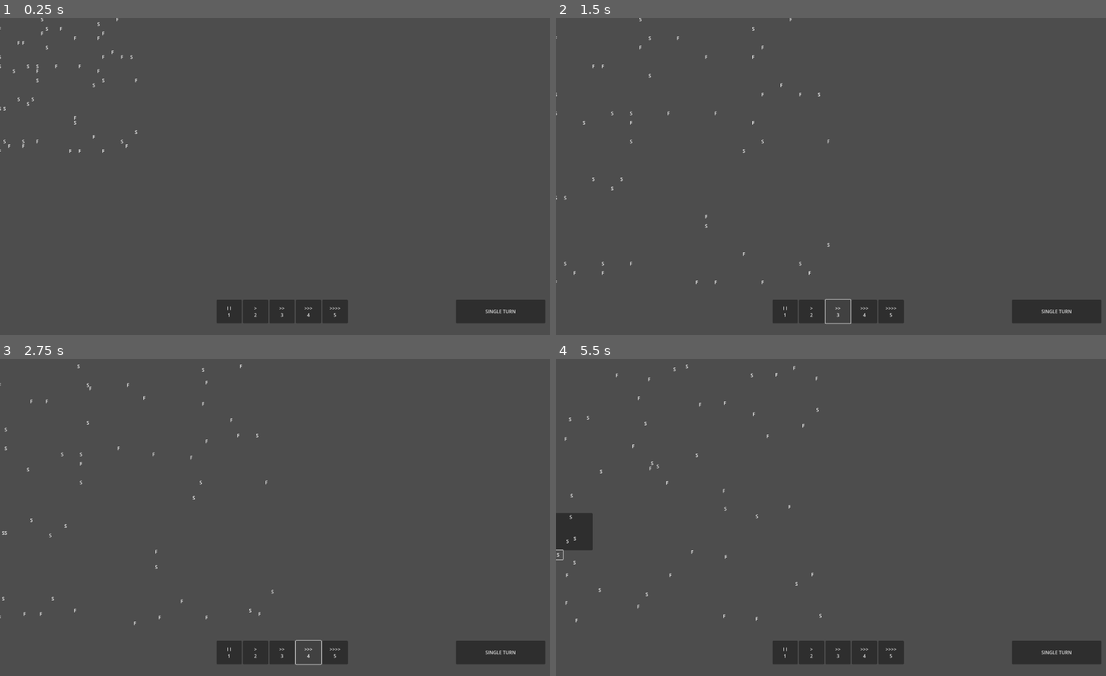
Above: before the commit, frames 1-4 (two rows, left to right).
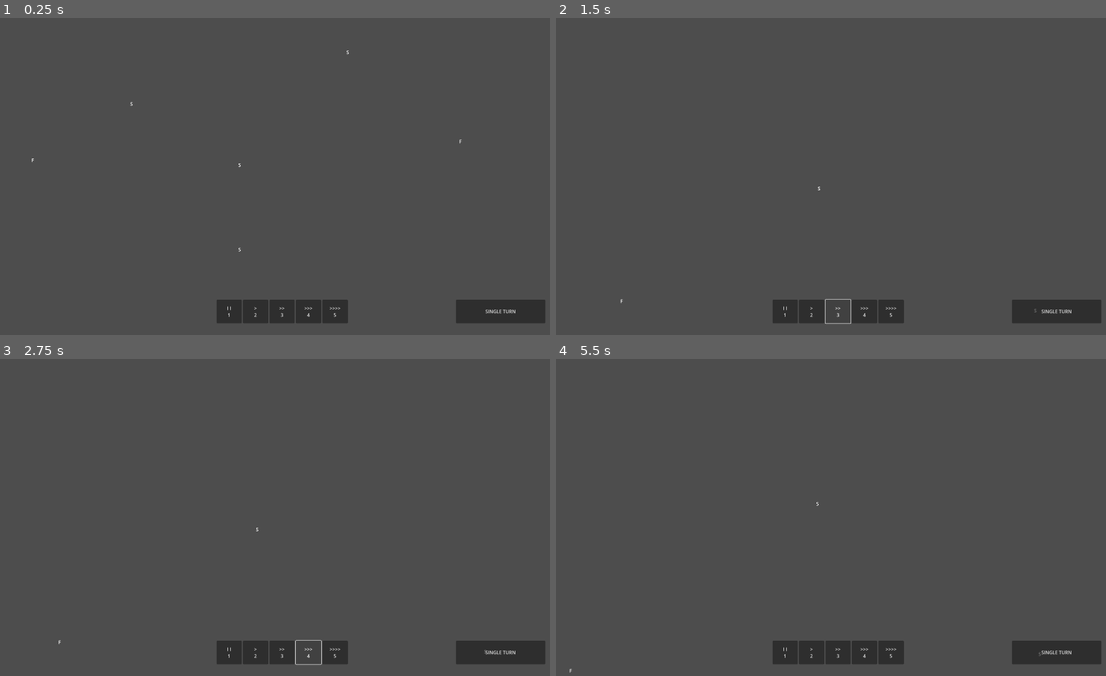
Above: after the commit, the same moments.

Repository: davisbrandon02/ecosystem-simulation
Game: Godot game, scene res://game.tscn
The game is run twice, just before and just after one commit, with the same random seed, the same clock (stepped at 60 frames per second) and the same inputs.
Inputs (mouse positions are in pixels of both pictures, inside the frame that each line leads up to):
- Up to frame 1 (0.25 s): no input
- Up to frame 2 (1.5 s): click "> 2" at 0.5 s; click ">> 3" at 1.25 s
- Up to frame 3 (2.75 s): click ">>> 4" at 2 s
- Up to frame 4 (5.5 s): click ">>>> 5" at 2.75 s; click "SINGLE TURN" at 3.5 s; click "SINGLE TURN" at 4.25 s; click (561, 561) at 5.02 s

The runs differ from the first frame. In frame 1, 0.2% of the frame differs, in the area x 0-84%, y 0-74%; in frame 2, 0.2%; in frame 3, 0.2%; in frame 4, 1.0%, in the area x 0-89%, y 1-99%.

Commit message:
bringing up to date

Diff:
--- a/AnimalData.gd
+++ b/AnimalData.gd
@@ -10,8 +10,12 @@
 @export var attack_cost: float = 1.0
 @export var attack: float = 1.0
 @export var attack_range: float = 1.0
-@export var max_sight: int = -1
-@export var min_sight: int = -1
+@export var max_sight: float = 5
+@export var min_sight: float = 5
 @export var max_initiative: int = 0
 @export var min_initiative: int = 0
 @export var vegetarian: bool = false
+@export var base_hunger_max: float = 10.0
+@export var base_hunger_min: float = 10.0
+@export var hunger_gain_max: float = 0.5
+@export var hunger_gain_min: float = 1.0
--- a/AnimalData/Squirrel.tres
+++ b/AnimalData/Squirrel.tres
@@ -13,8 +13,12 @@
 attack_cost = 1.0
 attack = 1.0
 attack_range = 1.0
-max_sight = 7
-min_sight = 4
+max_sight = 5
+min_sight = 5
 max_initiative = 6
 min_initiative = 3
 vegetarian = true
+base_hunger_max = 5.0
+base_hunger_min = 4.0
+hunger_gain_max = 0.5
+hunger_gain_min = 0.65
--- a/animal.gd
+++ b/animal.gd
@@ -19,6 +19,11 @@
 var ap_per_turn: float
 var attack: float
 var initiative: int
+var sight: float
+
+var hunger: float = 0
+var max_hunger: float = 10
+var hunger_gain: float = 1.0
 
 var is_player: bool = false
 
@@ -48,7 +53,6 @@
 func move(_pos: Vector2):
 	if ap > data.move_cost:
 		pos = _pos
-		print('%s moved to %s' % [data.name, _pos])
 
 # AI -----
 var target_pos = null
--- a/animal.tscn
+++ b/animal.tscn
@@ -20,6 +20,7 @@
 grow_vertical = 0
 
 [node name="NameLabel" type="Label" parent="Panel"]
+layout_mode = 0
 offset_left = 8.0
 offset_top = 6.0
 offset_right = 116.0
@@ -27,6 +28,7 @@
 text = "#animalname"
 
 [node name="HPLabel" type="Label" parent="Panel"]
+layout_mode = 0
 offset_left = 8.0
 offset_top = 25.0
 offset_right = 116.0
@@ -34,6 +36,7 @@
 text = "HP: #/#"
 
 [node name="AttackLabel" type="Label" parent="Panel"]
+layout_mode = 0
 offset_left = 8.0
 offset_top = 51.0
 offset_right = 116.0
@@ -41,6 +44,7 @@
 text = "Attack: #"
 
 [node name="APLabel" type="Label" parent="Panel"]
+layout_mode = 1
 anchors_preset = 4
 anchor_top = 0.5
 anchor_bottom = 0.5
@@ -52,6 +56,7 @@
 text = "AP: #"
 
 [node name="ActionLabel" type="Label" parent="Panel"]
+layout_mode = 0
 offset_left = 8.0
 offset_top = 92.0
 offset_right = 124.0
@@ -75,6 +80,7 @@
 vertical_alignment = 1
 
 [node name="Button" type="Button" parent="Icon"]
+layout_mode = 1
 anchors_preset = 15
 anchor_right = 1.0
 anchor_bottom = 1.0
--- a/game.gd
+++ b/game.gd
@@ -41,22 +41,18 @@
 	timer.stop()
 
 func _on_speed_1_pressed():
-	timer.stop()
 	timer.wait_time = speed[0]
 	timer.start()
 
 func _on_speed_2_pressed():
-	timer.stop()
 	timer.wait_time = speed[1]
 	timer.start()
 
 func _on_speed_3_pressed():
-	timer.stop()
 	timer.wait_time = speed[2]
 	timer.start()
 
 func _on_speed_4_pressed():
-	timer.stop()
 	timer.wait_time = speed[3]
 	timer.start()
 
--- a/game.tscn
+++ b/game.tscn
@@ -8,7 +8,7 @@
 [node name="Game" type="Node2D"]
 position = Vector2(-368, -240)
 script = ExtResource("1_dd6yk")
-animal_count = 50
+animal_count = 10
 
 [node name="Camera2d" type="Camera2D" parent="."]
 position = Vector2(960, 536)
@@ -17,6 +17,8 @@
 
 [node name="Grid" type="Node2D" parent="."]
 script = ExtResource("2_bqpvm")
+grid_size_x = 100
+grid_size_y = 100
 
 [node name="TurnQueue" type="Node" parent="."]
 script = ExtResource("4_rqwvr")
@@ -53,7 +55,6 @@
 grow_vertical = 0
 
 [node name="Pause" type="Button" parent="GUI/SpeedButtons"]
-layout_mode = 2
 offset_right = 86.0
 offset_bottom = 80.0
 grow_horizontal = 2
@@ -63,7 +64,6 @@
 1"
 
 [node name="Speed1" type="Button" parent="GUI/SpeedButtons"]
-layout_mode = 2
 offset_left = 90.0
 offset_right = 176.0
 offset_bottom = 80.0
@@ -74,7 +74,6 @@
 2"
 
 [node name="Speed2" type="Button" parent="GUI/SpeedButtons"]
-layout_mode = 2
 offset_left = 180.0
 offset_right = 266.0
 offset_bottom = 80.0
@@ -85,7 +84,6 @@
 3"
 
 [node name="Speed3" type="Button" parent="GUI/SpeedButtons"]
-layout_mode = 2
 offset_left = 270.0
 offset_right = 356.0
 offset_bottom = 80.0
@@ -96,7 +94,6 @@
 4"
 
 [node name="Speed4" type="Button" parent="GUI/SpeedButtons"]
-layout_mode = 2
 offset_left = 360.0
 offset_right = 447.0
 offset_bottom = 80.0
--- a/parameters.gd
+++ b/parameters.gd
@@ -3,3 +3,4 @@
 var action_move_cost: int = 1
 var action_attack_cost: int = 1
 var move_tween_speed: float = 0.5
+var turns_between_food_spawn: int = 20
